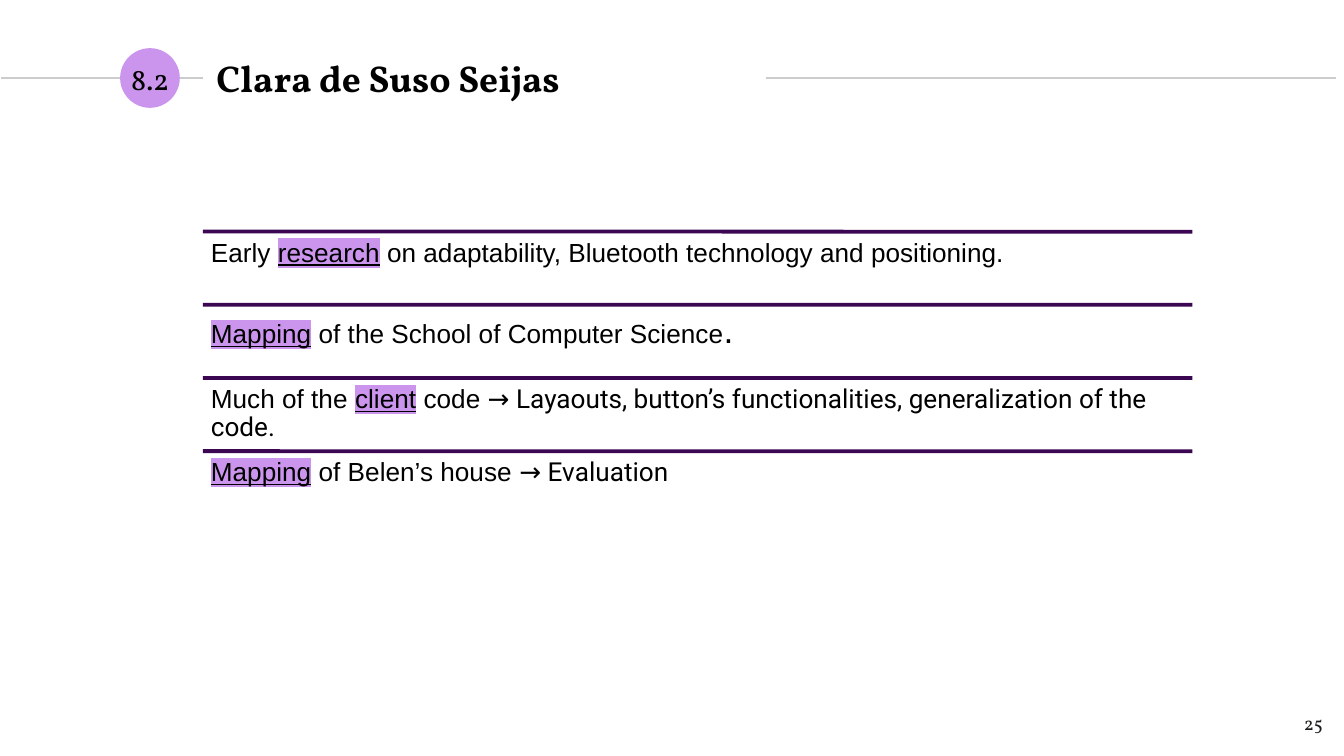
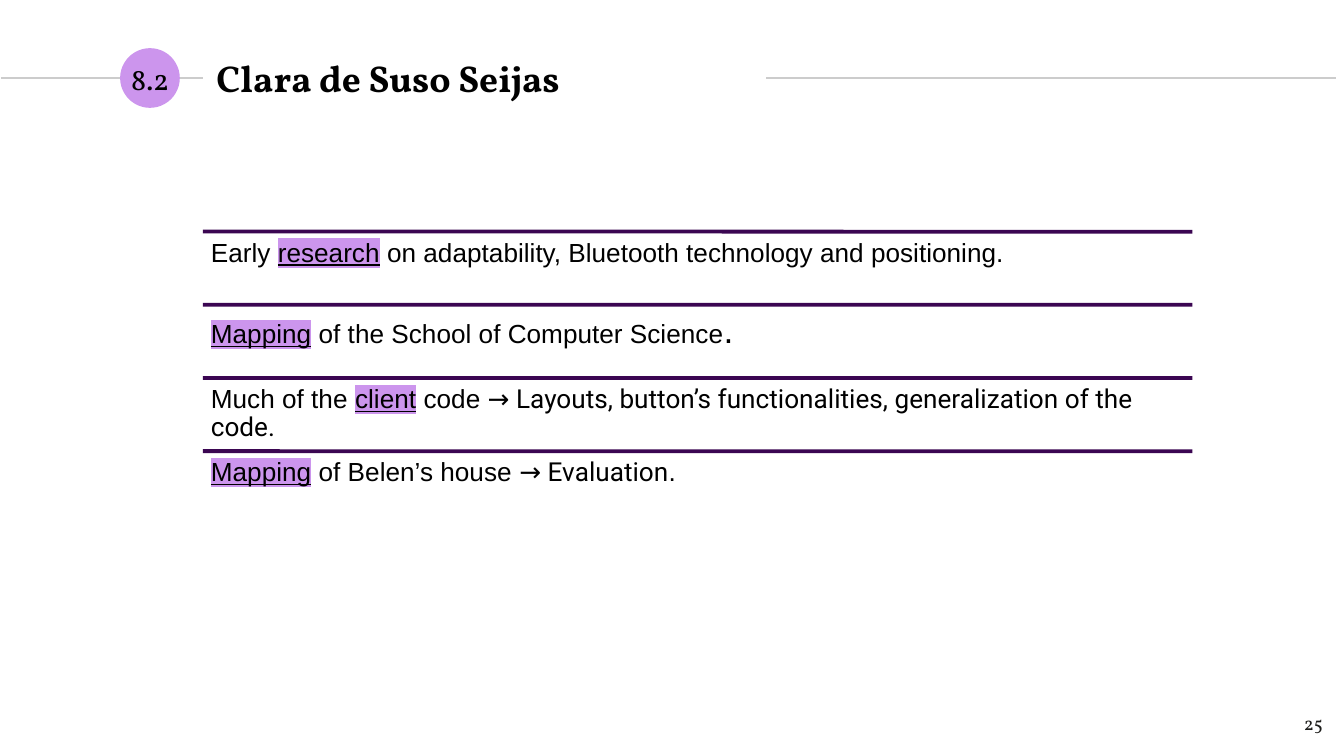
Before and after one commit to NILGroup/TFG-1920-DiscapacidadVisual, a slide deck: slide 25 of Defensa/presentaciónFinal_v2.pptx. Drawn at 1344x756 pixels with LibreOffice and Linux fonts; fonts in the diff are those of the drawing. Boxes give left, top, right and bottom in pixels: in the first picture for what was removed or moved away, otherwise in the second. Text is boxed around its words. In the diff, an @@ line names an element or a change of style, - is before the commit and + after.

```diff
--- a/Defensa/presentaciónFinal_v2.pptx
+++ b/Defensa/presentaciónFinal_v2.pptx
@@ text at [211, 388, 1132, 437]: text changed @@
-Much of the client code → Layaouts, button’s functionalities, generalization of the code.
+Much of the client code → Layouts, button’s functionalities, generalization of the code.
@@ text at [211, 461, 669, 487]: text changed @@
-Mapping of Belen’s house → Evaluation
+Mapping of Belen’s house → Evaluation.
```
Also in this commit, not shown: 3 other slides changed.
